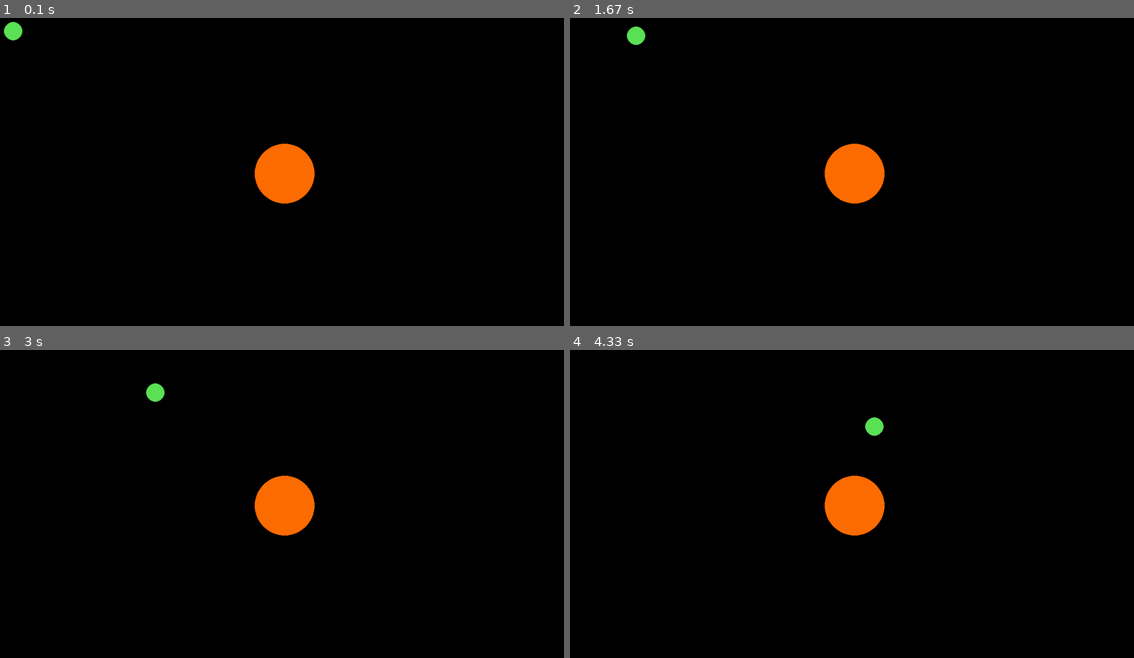
Above: before the commit, frames 1-4 (two rows, left to right).
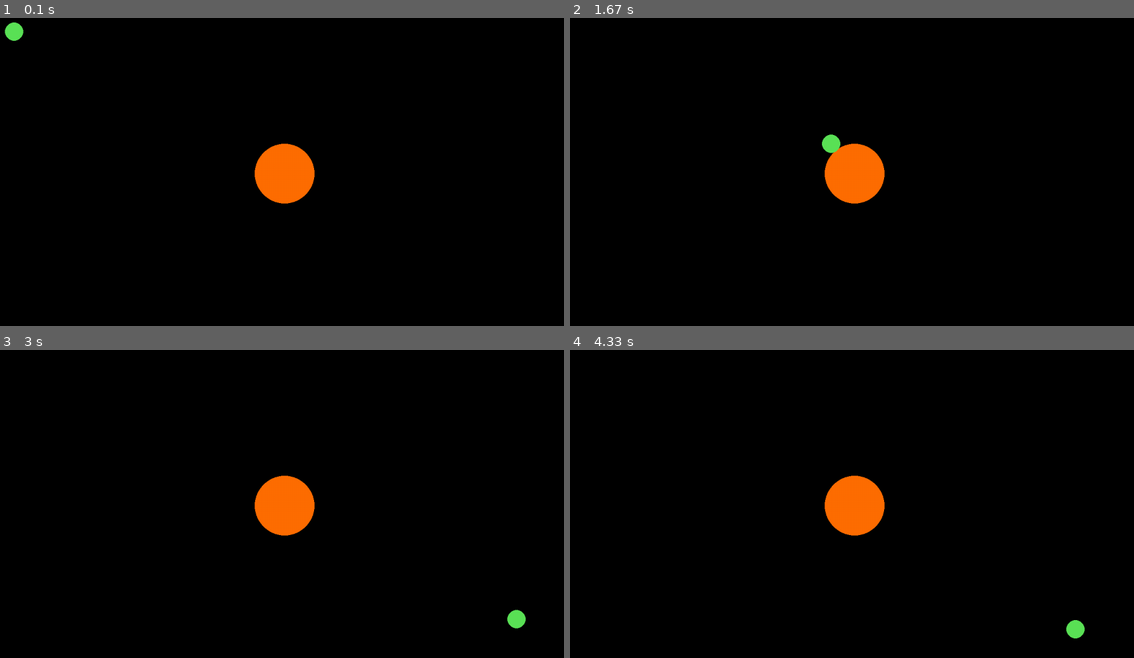
Above: after the commit, the same moments.

Repository: JoelWester/pygames
Game: pygame game, started from SpaceGame.py
Same seed, same stepped clock (60 frames per second), same inputs: the game is played once before the commit and once after it.
Inputs:
- Up to frame 1 (0.1 s): no input
- Up to frame 2 (1.67 s): hold D 0.33-0.8 s; hold W 0.83-1.13 s; hold D 1.17-1.63 s
- Up to frame 3 (3 s): hold A 1.67-2.2 s; hold S 2.23-2.53 s; hold A 2.57-2.97 s
- Up to frame 4 (4.33 s): hold W 3-3.37 s; hold D 3.4-4.03 s; hold S from 4.07 s (still down)

The runs differ from the first frame. In frame 1, less than 0.1% of the frame differs, in the area x 0-5%, y 1-8%; in frame 2, 0.3%; in frame 3, 0.3%, in the area x 25-94%, y 10-91%; in frame 4, 0.3%.

Commit message:
Add files via upload
fixed SpaceGame from_centre function

Diff:
--- a/SpaceGame.py
+++ b/SpaceGame.py
@@ -15,7 +15,7 @@
 show_axes = False
 
 #Gravitational constant
-g = 0.00002
+g = 0.0002
 #Ship object
 
 class Ship:
@@ -28,9 +28,8 @@
 print('mass: ', Ship.mass)
 print('velocity: ', Ship.velocity)
 
-#TODO Broken?
 def from_centre(x,y):
-    return (centre[0]+x,centre[1]-y)
+    return (centre[0]-x,centre[1]-y)
 
 def render():
     screen.fill((0, 0, 0))
